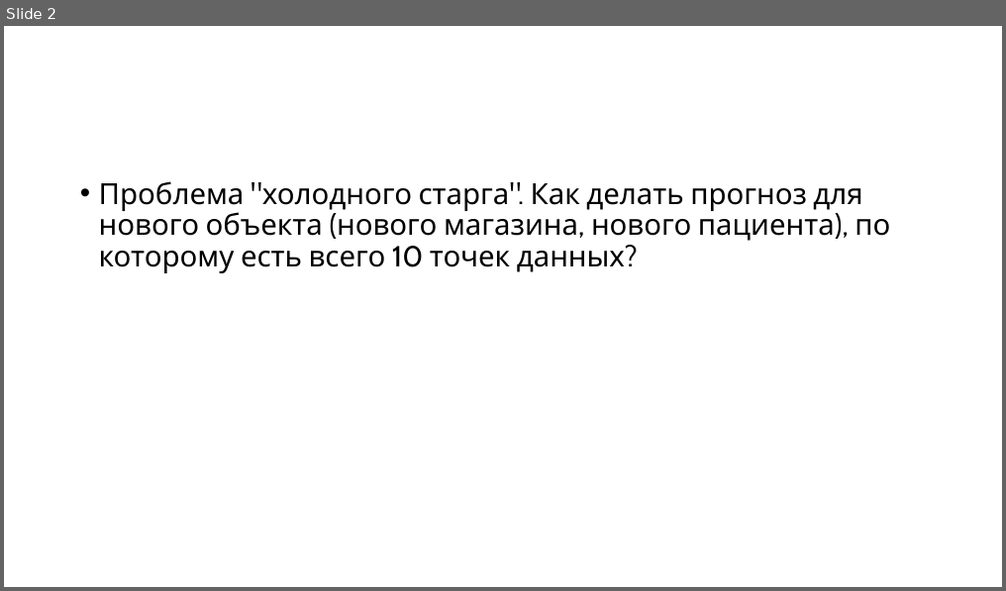
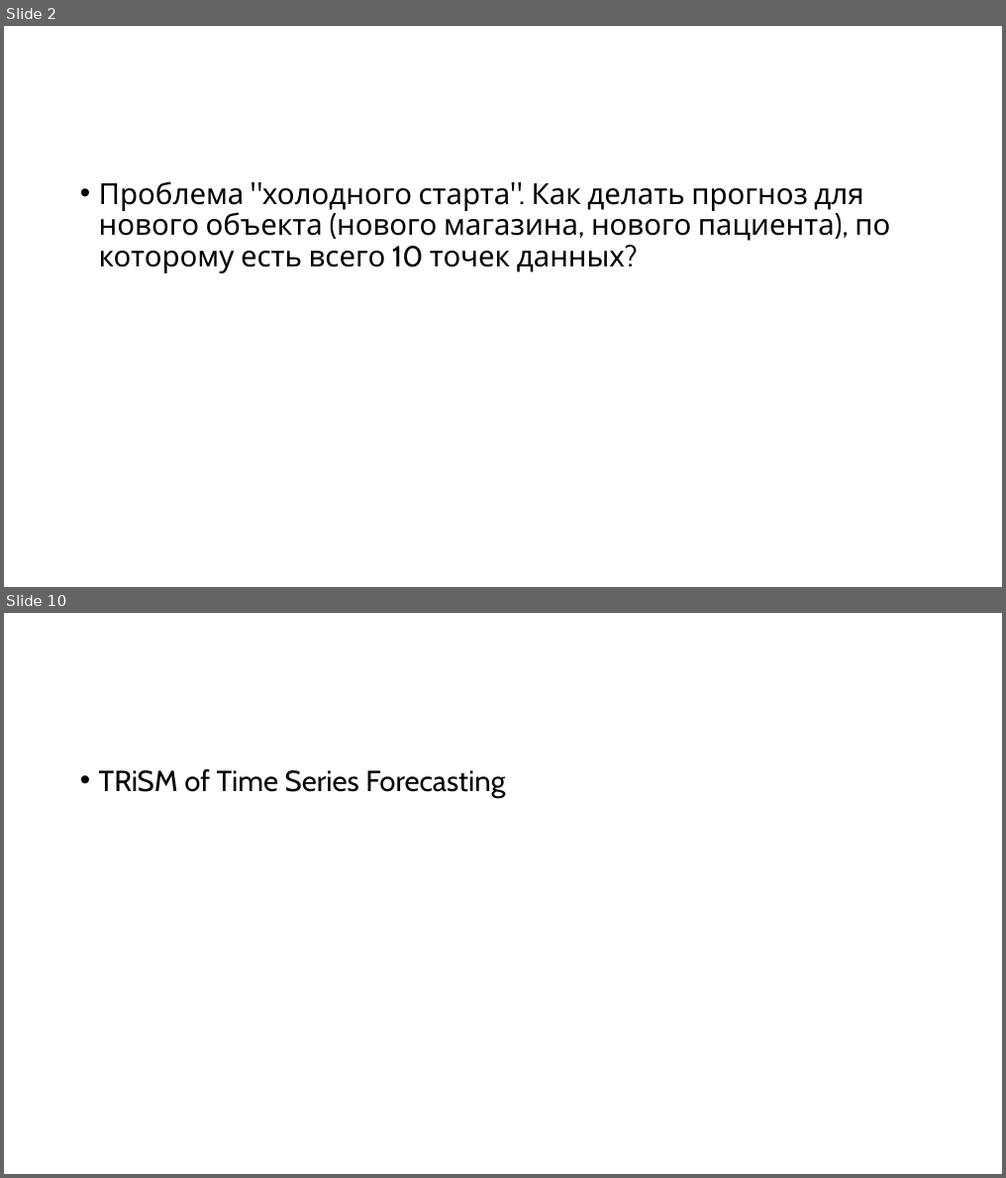
Before and after one commit to MVRonkin/TimeSeriesCourse, a slide deck: 2025/LEC/08 работа с индустриальными ВР.pptx. Shown one above the other, each under a label of ours: slide 2 before the commit, slides 2 and 10 after it; the slides between them are not shown. The pictures are 1006x591 and 1006x1178 pixels, drawn with LibreOffice and Linux fonts; fonts in the diff are those of the drawing. Boxes give left, top, right and bottom in pixels: in the first picture for what was removed or moved away, otherwise in the second. Text is boxed around its words. In the diff, an @@ line names an element or a change of style, - is before the commit and + after.

```diff
--- a/2025/LEC/08 работа с индустриальными ВР.pptx
+++ b/2025/LEC/08 работа с индустриальными ВР.pptx
@@ slide 10 added at box(4, 613, 1002, 1174), background #FFFFFF @@
@@ text added at box(99, 769, 505, 798), 28 pt, text #000000 @@
+• TRiSM of Time Series Forecasting
@@ slide 2 changed as well @@
@@ text at box(99, 181, 890, 274): text changed @@
-• Проблема "холодного старга". Как делать прогноз для нового объекта (нового магазина, нового пациента), по которому есть всего 10 точек данных?
+• Проблема "холодного старта". Как делать прогноз для нового объекта (нового магазина, нового пациента), по которому есть всего 10 точек данных?
```
Also in this commit, not shown: 9 other slides added.
